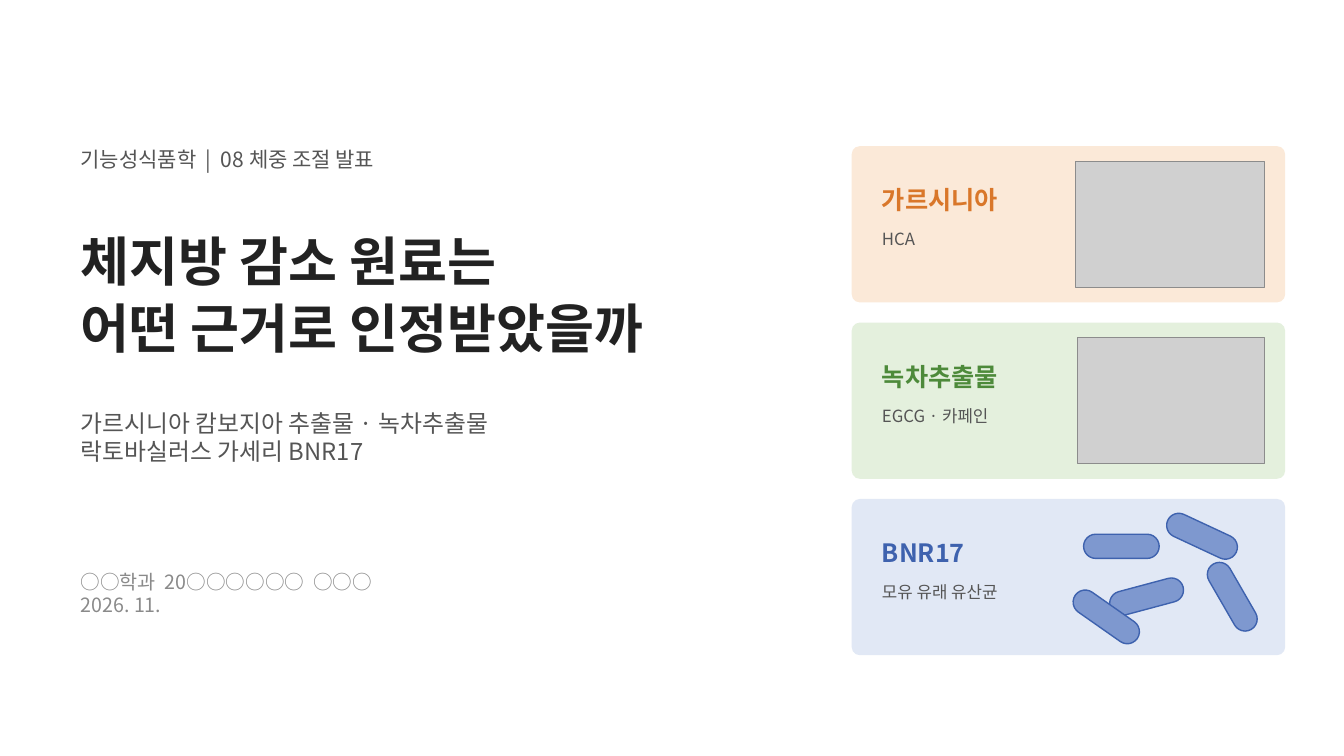
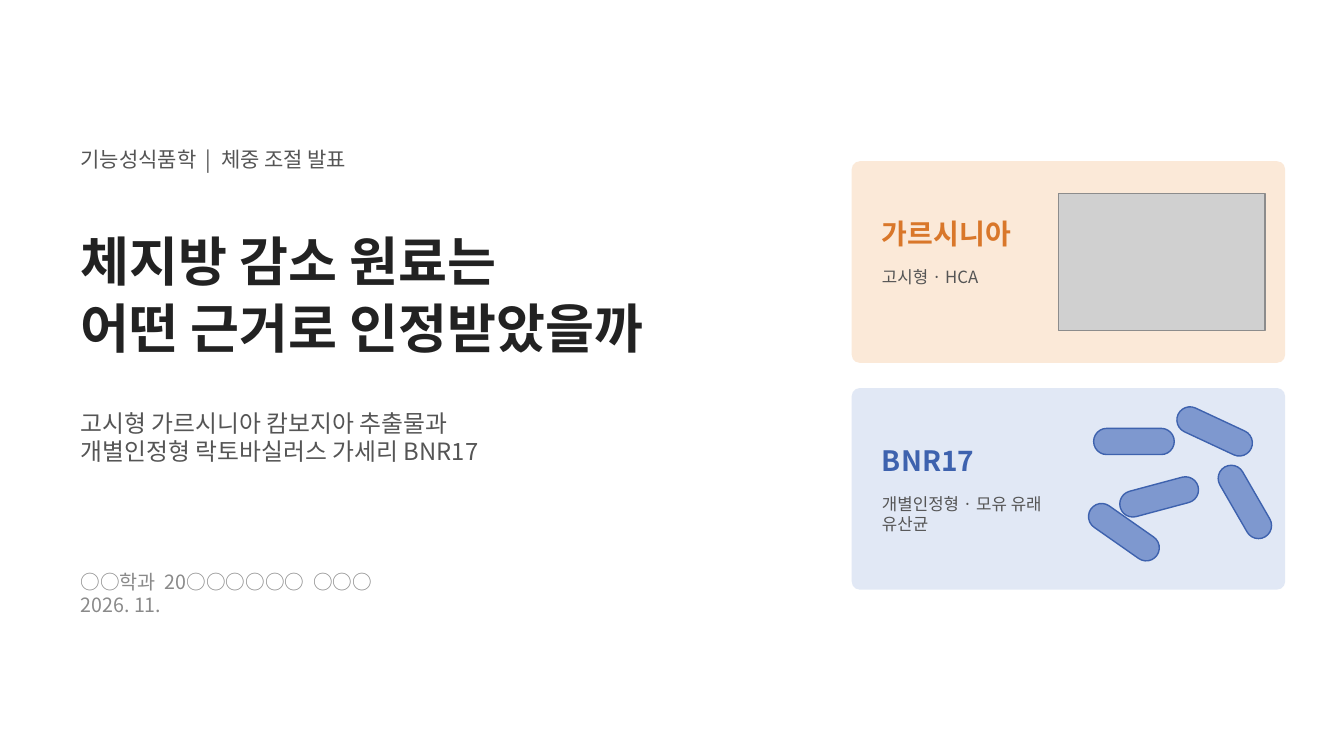
Before and after one commit to logvinca99-cell/logvinca, a slide deck: slide 1 of 발표자료/체중조절_발표_기능성식품학.pptx. Drawn at 1344x756 pixels with LibreOffice and Linux fonts; fonts in the diff are those of the drawing; grey boxes stand for pictures. Boxes give left, top, right and bottom in pixels: in the first picture for what was removed or moved away, otherwise in the second. Text is boxed around its words. In the diff, an @@ line names an element or a change of style, - is before the commit and + after.

```diff
--- a/발표자료/체중조절_발표_기능성식품학.pptx
+++ b/발표자료/체중조절_발표_기능성식품학.pptx
@@ text at (x1=81, y1=149, x2=347, y2=169): text changed @@
-기능성식품학 | 08 체중 조절 발표
+기능성식품학 | 체중 조절 발표
@@ rounded rectangle resized from (x1=852, y1=146, x2=1286, y2=302) to (x1=852, y1=161, x2=1286, y2=363) @@
@@ rounded rectangle at (x1=852, y1=161, x2=1286, y2=363): proportions changed @@
@@ picture resized from (x1=1076, y1=161, x2=1265, y2=287) to (x1=1059, y1=194, x2=1265, y2=331) @@
@@ text "가르시니아" moved from (x1=882, y1=188, x2=998, y2=212) to (x1=882, y1=220, x2=1011, y2=247) @@
@@ text "가르시니아" at (x1=882, y1=220, x2=1011, y2=247): size 18 to 20 pt @@
@@ text at (x1=882, y1=269, x2=978, y2=285): text changed @@
-HCA
+고시형 · HCA
@@ picture removed at (x1=1078, y1=338, x2=1265, y2=464) @@
@@ rounded rectangle resized from (x1=852, y1=323, x2=1286, y2=479) to (x1=852, y1=388, x2=1286, y2=590) @@
@@ rounded rectangle at (x1=852, y1=388, x2=1286, y2=590): fill #E4F0DD to #E1E8F5; proportions changed @@
@@ text removed at (x1=882, y1=365, x2=998, y2=389) @@
-녹차추출물
@@ text at (x1=81, y1=412, x2=478, y2=462): text changed @@
-가르시니아 캄보지아 추출물 · 녹차추출물
-락토바실러스 가세리 BNR17
+고시형 가르시니아 캄보지아 추출물과
+개별인정형 락토바실러스 가세리 BNR17
@@ text removed at (x1=882, y1=408, x2=988, y2=424) @@
-EGCG · 카페인
@@ rounded rectangle at (x1=1173, y1=403, x2=1257, y2=460): rotation 35 to 25 degrees @@
@@ text "BNR17" at (x1=882, y1=450, x2=974, y2=471): size 18 to 20 pt @@
@@ text "BNR17" moved from (x1=882, y1=543, x2=965, y2=562) to (x1=882, y1=450, x2=974, y2=471) @@
@@ rounded rectangle at (x1=1094, y1=429, x2=1175, y2=455): rotation 345 to 0 degrees @@
@@ rounded rectangle at (x1=1117, y1=474, x2=1202, y2=520): rotation 25 to 345 degrees @@
@@ rounded rectangle resized from (x1=1203, y1=558, x2=1262, y2=636) to (x1=1214, y1=461, x2=1277, y2=544) @@
@@ rounded rectangle removed at (x1=852, y1=499, x2=1286, y2=655) @@
@@ text at (x1=882, y1=496, x2=1042, y2=532): text changed @@
-모유 유래 유산균
+개별인정형 · 모유 유래 유산균
@@ rounded rectangle at (x1=1084, y1=498, x2=1165, y2=566): rotation 0 to 35 degrees @@
```
Also in this commit, not shown: 12 other slides changed, 8 slides added, 8 slides removed.
